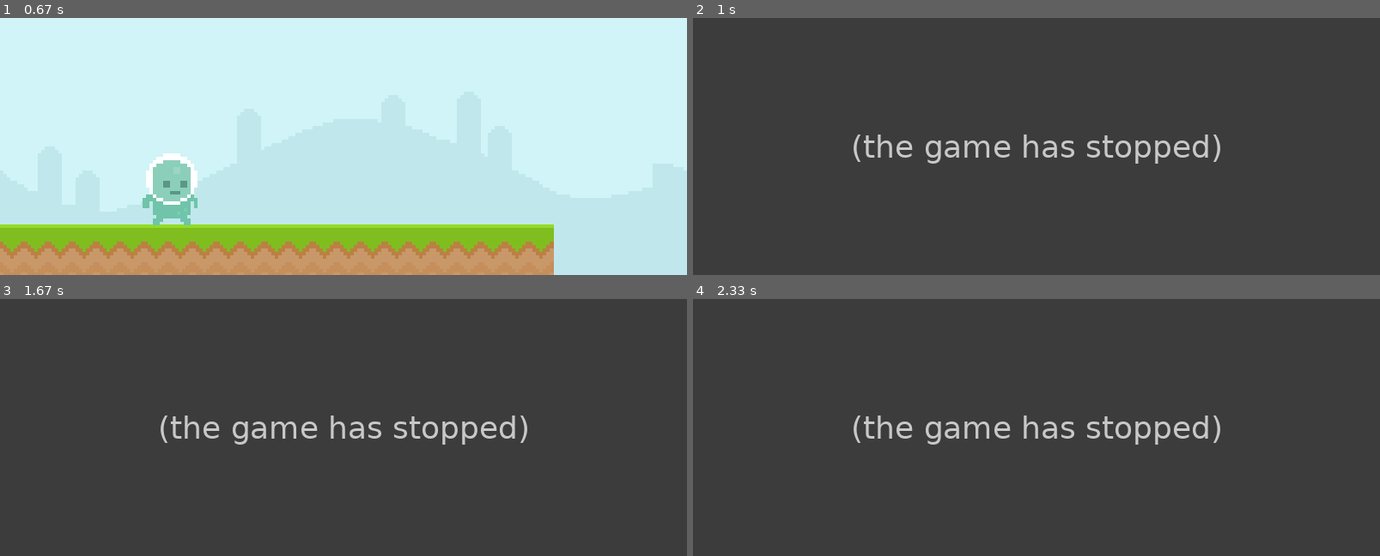
Above: before the commit, frames 1-4 (two rows, left to right).
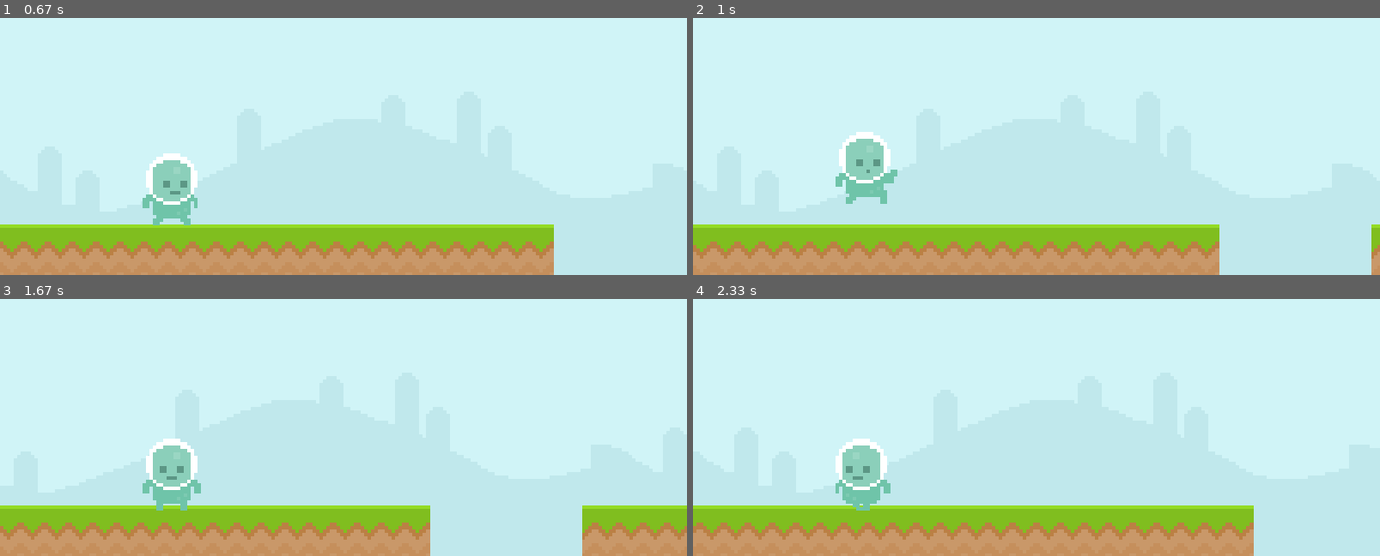
Above: after the commit, the same moments.

Repository: E137299/Pygame-Tutorials-Collision-Animation-
Game: pygame game, started from animate.py
The game is run twice, just before and just after one commit, with the same random seed, the same clock (stepped at 60 frames per second) and the same inputs.
Inputs:
- Up to frame 1 (0.67 s): hold Right from 0.33 s (still down)
- Up to frame 2 (1 s): release Right at 0.8 s; hold Up from 0.83 s (still down)
- Up to frame 3 (1.67 s): release Up at 1.13 s; hold Right 1.17-1.63 s
- Up to frame 4 (2.33 s): hold Left 1.67-2.2 s; hold Left from 2.23 s (still down)

Frame 1 is identical in both runs. In frame 2, 100% of the frame differs, in the area x 0-100%, y 0-100%; in frame 3, 100%; in frame 4, 100%.
Error before the commit: NameError: name 'enemies' is not defined (animate.py line 134); the game stopped at 0.8 s (later frames are placeholders)

Commit message:
Finished

Diff:
--- a/animate.py
+++ b/animate.py
@@ -107,9 +107,8 @@
 background.add(Background("graphics/Sky.png",400,150, 4))
 background.add(Background("graphics/Sky.png",1200,150, 4))
 land = pygame.sprite.Group()
-first = Background("graphics/ground.png",325,325,8)
-
-land.add(first)
+land.add(Background("graphics/ground.png",325,325,8))
+land.add(Background("graphics/short_ground.png",1100,325,8))
 
 scenery.add(background)
 scenery.add(land)
@@ -131,12 +130,8 @@
 		if event.type == pygame.KEYUP:
 			if event.key == pygame.K_RIGHT:
 				player.stand()
-				for e in enemies:
-					e.adjust = 0
 			if event.key == pygame.K_LEFT:
 				player.stand()
-				for e in enemies:
-					e.adjust = 0
 			if event.key == pygame.K_UP:
 				player.stand()
 
Binary file added: graphics/short_ground.png
